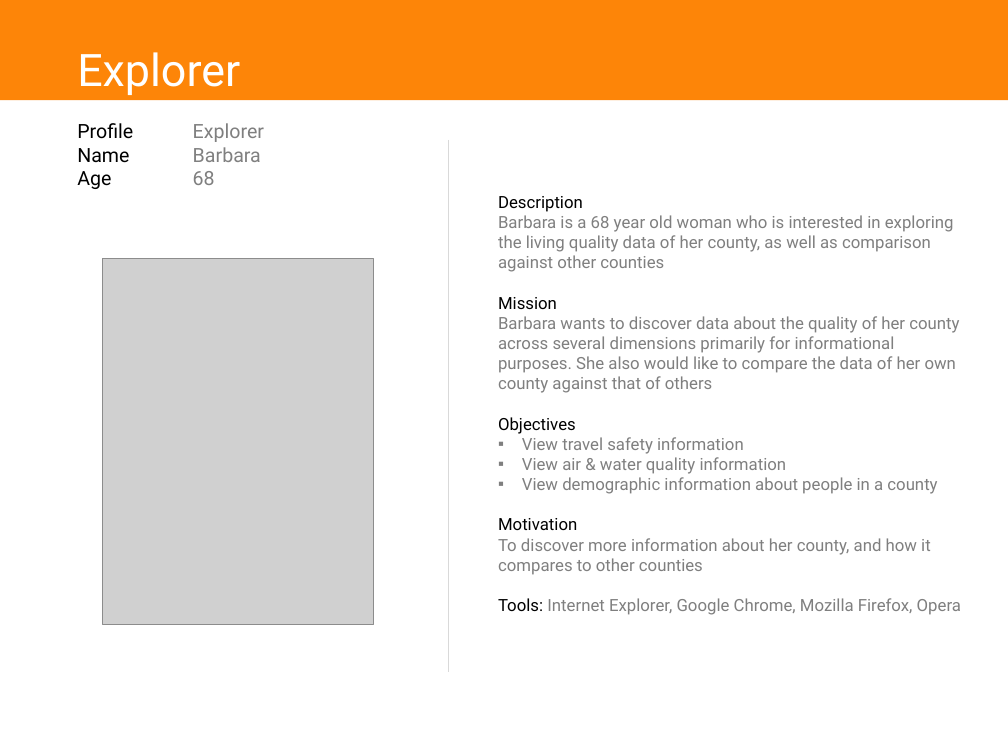
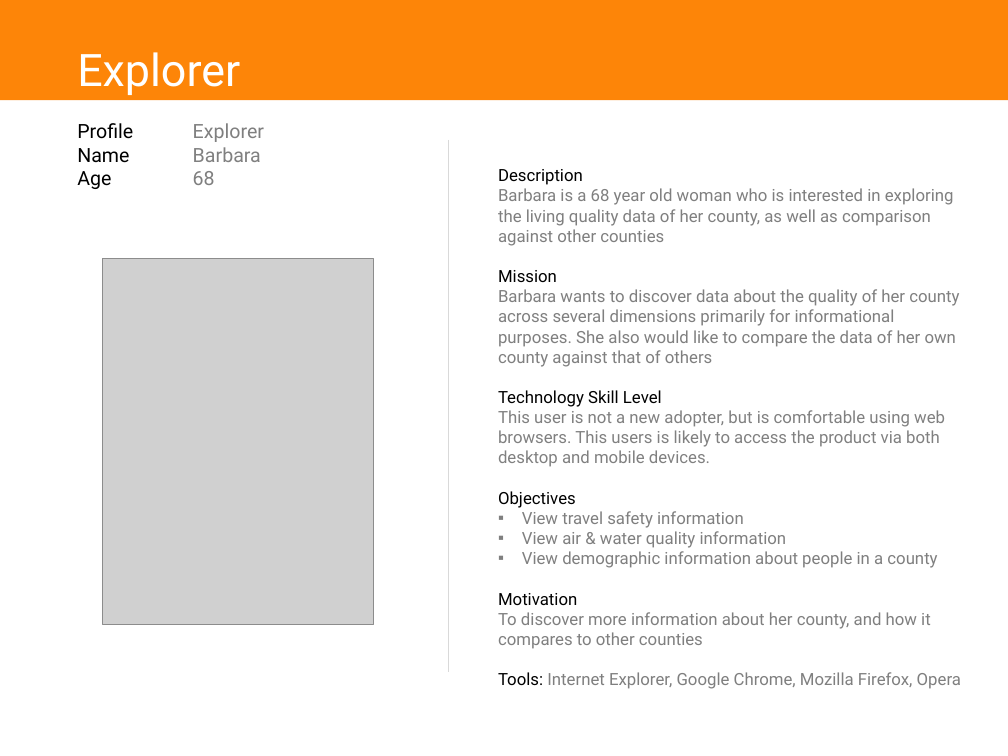
Before and after one commit to Octo-Hackathon/octo-mock2, a slide deck: slide 3 of Deliverables/UX/InFlow Personas and Workflows.pptx. Drawn at 1008x756 pixels with LibreOffice and Linux fonts; fonts in the diff are those of the drawing; grey boxes stand for pictures. Boxes give left, top, right and bottom in pixels: in the first picture for what was removed or moved away, otherwise in the second. Text is boxed around its words. In the diff, an @@ line names an element or a change of style, - is before the commit and + after.

```diff
--- a/Deliverables/UX/InFlow Personas and Workflows.pptx
+++ b/Deliverables/UX/InFlow Personas and Workflows.pptx
@@ text "Description": place and size @@
-text "Description" at [498,196,961,615]
+text "Description" at [498,169,961,689]
@@ text at [498,390,945,467]: paragraphs added @@
+Technology Skill Level
+This user is not a new adopter, but is comfortable using web browsers. This users is likely to access the product via both desktop and mobile devices.
```
Also in this commit, not shown: 3 other slides changed, 1 other file.
